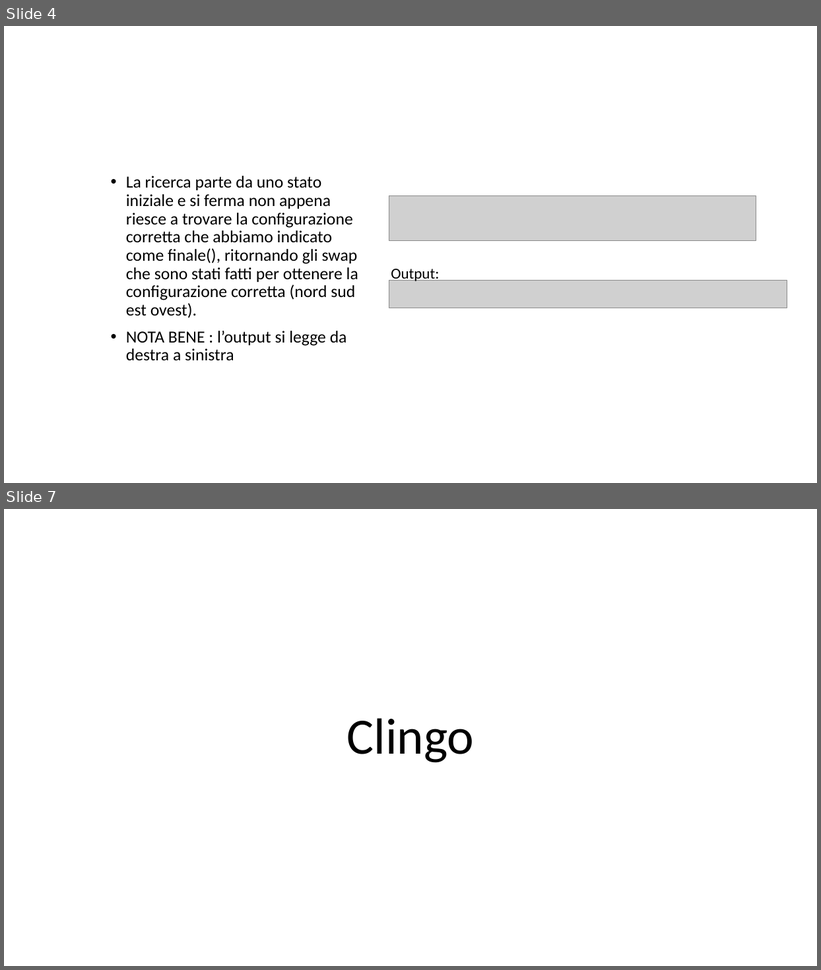
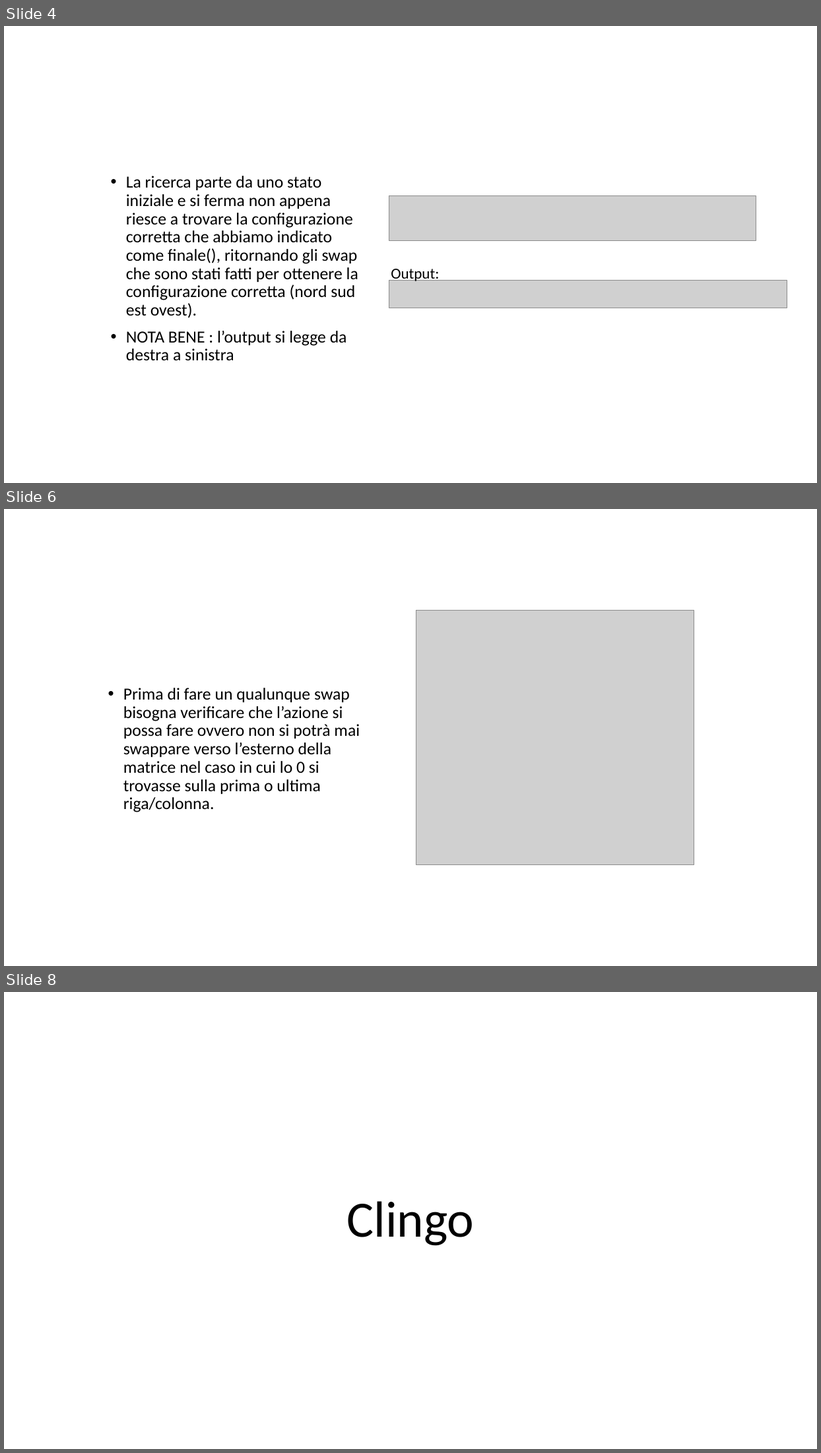
Before and after one commit to giargiapower/prolog-clingo-clips-soar, a slide deck: Presentazioni/Presentazione_Pozzato.pptx. Shown one above the other, each under a label of ours: slides 4 and 7 before the commit, slides 4, 6 and 8 after it; the slides between them are not shown. The pictures are 821x970 and 821x1453 pixels, drawn with LibreOffice and Linux fonts; fonts in the diff are those of the drawing; grey boxes stand for pictures. Boxes give left, top, right and bottom in pixels: in the first picture for what was removed or moved away, otherwise in the second. Text is boxed around its words. In the diff, an @@ line names an element or a change of style, - is before the commit and + after.

```diff
--- a/Presentazioni/Presentazione_Pozzato.pptx
+++ b/Presentazioni/Presentazione_Pozzato.pptx
@@ slide 6 added at (4, 509, 817, 966), background #FFFFFF @@
@@ picture added at (416, 610, 694, 865) @@
@@ text added at (123, 688, 360, 813), 20 pt, text #000000 @@
+• Prima di fare un qualunque swap bisogna verificare che l’azione si possa fare ovvero non si potrà mai swappare verso l’esterno della matrice nel caso in cui lo 0 si trovasse sulla prima o ultima riga/colonna.
@@ what was slide 7 is now slide 8 @@
```
Also in this commit, not shown: 2 slides changed.
